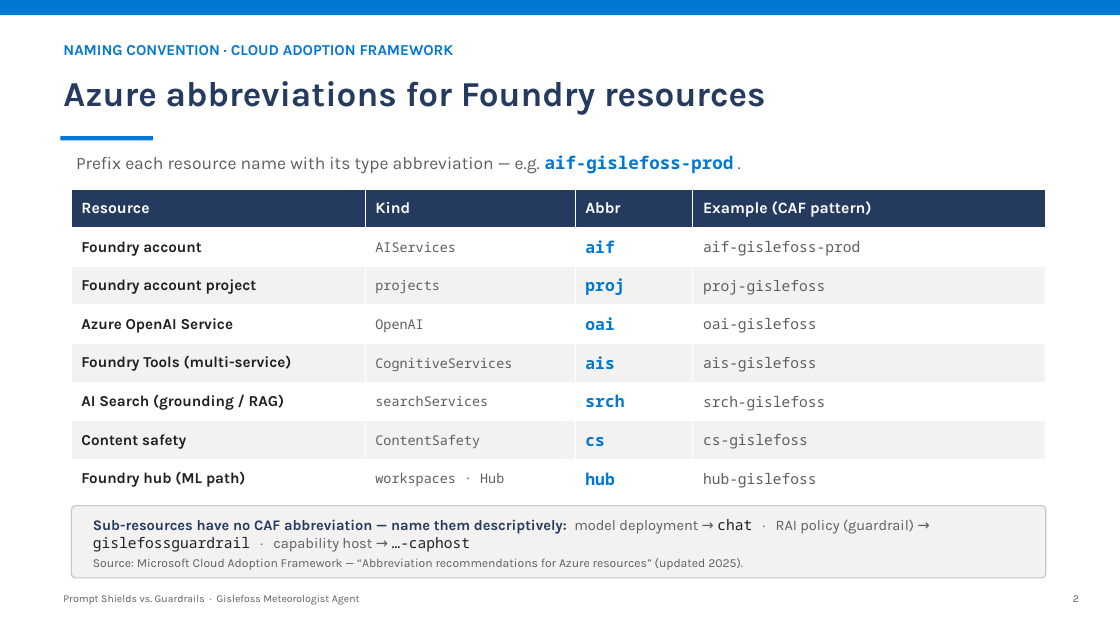
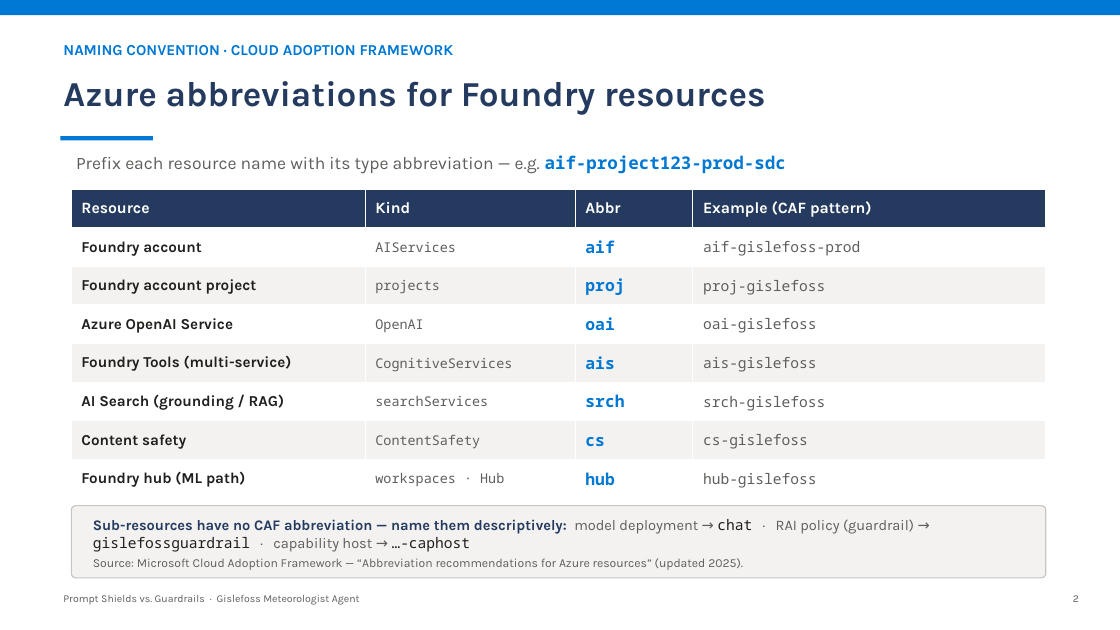
Before and after one commit to mchudinov/Gislefoss, a slide deck: slide 3 of docs/prompt-shields-vs-guardrails.pptx (slide 2 before the commit). Drawn at 1120x630 pixels with LibreOffice and Linux fonts; fonts in the diff are those of the drawing. Boxes give left, top, right and bottom in pixels: in the first picture for what was removed or moved away, otherwise in the second. Text is boxed around its words. In the diff, an @@ line names an element or a change of style, - is before the commit and + after.

```diff
--- a/docs/prompt-shields-vs-guardrails.pptx
+++ b/docs/prompt-shields-vs-guardrails.pptx
@@ text at [76, 155, 786, 174]: text changed @@
-Prefix each resource name with its type abbreviation — e.g. aif-gislefoss-prod .
+Prefix each resource name with its type abbreviation — e.g. aif-project123-prod-sdc
```
Also in this commit, not shown: 3 other slides changed, 3 slides added, 1 slide removed.
